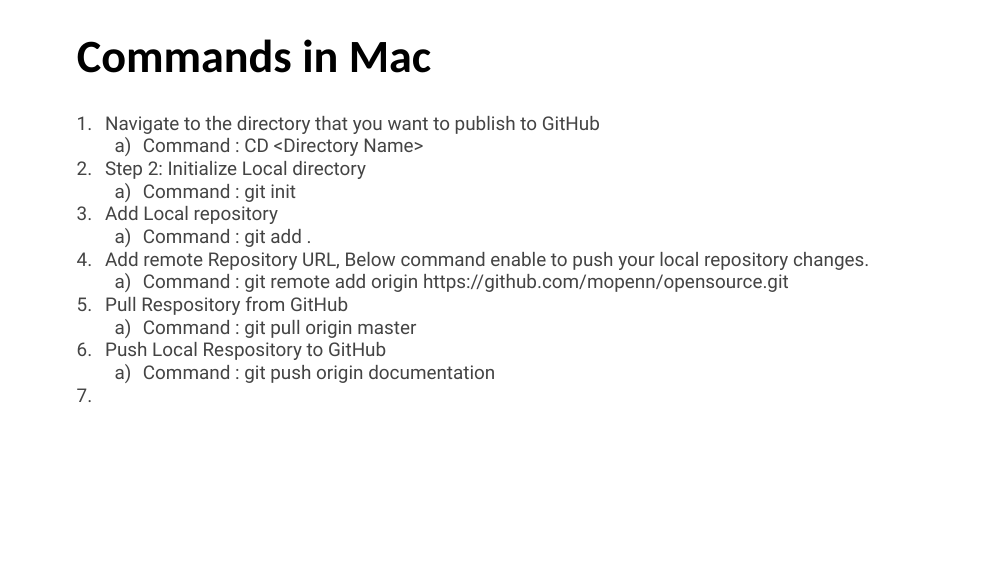
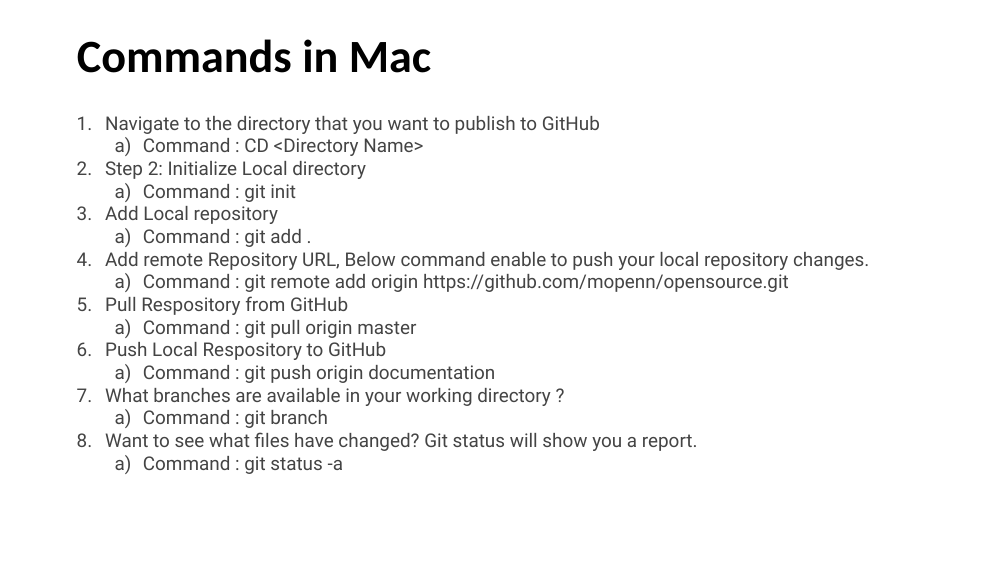
Before and after one commit to mopenn/opensource, a slide deck: slide 6 of GitHub/Github Tutorial for Beginners.pptx. Drawn at 1008x567 pixels with LibreOffice and Linux fonts; fonts in the diff are those of the drawing. Boxes give left, top, right and bottom in pixels: in the first picture for what was removed or moved away, otherwise in the second. Text is boxed around its words. In the diff, an @@ line names an element or a change of style, - is before the commit and + after.

```diff
--- a/GitHub/Github Tutorial for Beginners.pptx
+++ b/GitHub/Github Tutorial for Beginners.pptx
@@ text at (x1=105, y1=388, x2=698, y2=474): paragraphs added @@
+7. What branches are available in your working directory ?
+  a) Command : git branch
+8. Want to see what files have changed? Git status will show you a report.
+  a) Command : git status -a
```
Also in this commit, not shown: 1 other file.
